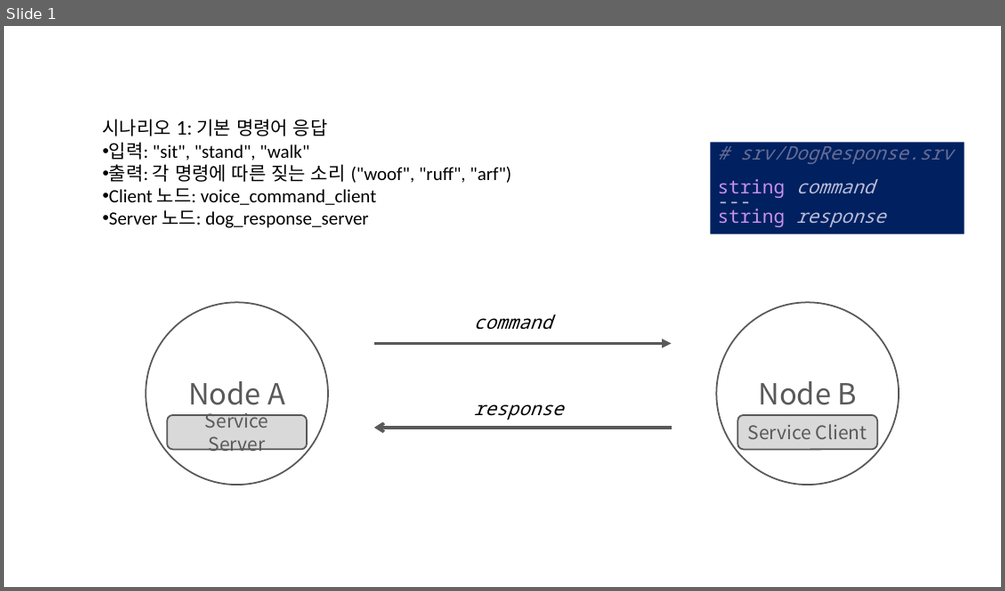
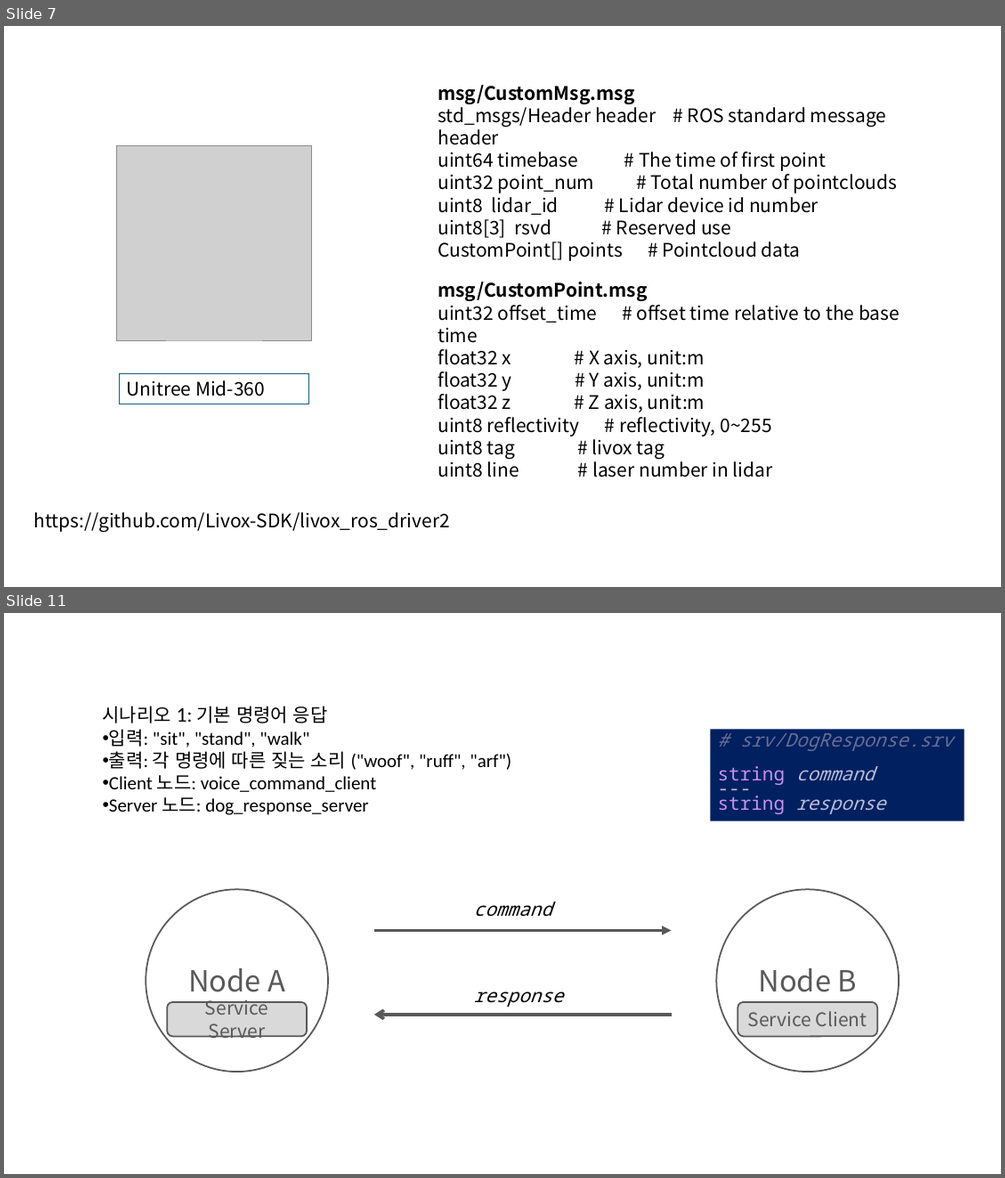
Before and after one commit to redEddie/CROS0218, a slide deck: 프레젠테이션1.pptx. Shown one above the other, each under a label of ours: slide 1 before the commit, slides 7 and 11 after it; the slides between them are not shown. The pictures are 1005x591 and 1005x1178 pixels, drawn with LibreOffice and Linux fonts; fonts in the diff are those of the drawing; grey boxes stand for pictures. Boxes give left, top, right and bottom in pixels: in the first picture for what was removed or moved away, otherwise in the second. Text is boxed around its words. In the diff, an @@ line names an element or a change of style, - is before the commit and + after.

```diff
--- a/프레젠테이션1.pptx
+++ b/프레젠테이션1.pptx
@@ slide 7 added at (x1=4, y1=26, x2=1001, y2=587), background #FFFFFF @@
@@ text added at (x1=437, y1=85, x2=898, y2=261), 18 pt, text #000000 @@
+msg/CustomMsg.msg
+std_msgs/Header header # ROS standard message header
+uint64 timebase # The time of first point
+uint32 point_num # Total number of pointclouds
+uint8 lidar_id # Lidar device id number
+uint8[3] rsvd # Reserved use
+CustomPoint[] points # Pointcloud data
@@ picture added at (x1=117, y1=145, x2=311, y2=340) @@
@@ text added at (x1=437, y1=281, x2=899, y2=477), 18 pt, text #000000 @@
+msg/CustomPoint.msg
+uint32 offset_time # offset time relative to the base time
+float32 x # X axis, unit:m
+float32 y # Y axis, unit:m
+float32 z # Z axis, unit:m
+uint8 reflectivity # reflectivity, 0~255
+uint8 tag # livox tag
+uint8 line # laser number in lidar
@@ rectangle added at (x1=119, y1=374, x2=309, y2=403), outline #156082 0.75 pt, 18 pt, text #000000 @@
+Unitree Mid-360
@@ text added at (x1=33, y1=512, x2=449, y2=532), 18 pt, text #000000 @@
+https://github.com/Livox-SDK/livox_ros_driver2
@@ what was slide 1 is now slide 11 @@
```
Also in this commit, not shown: 9 other slides added.
